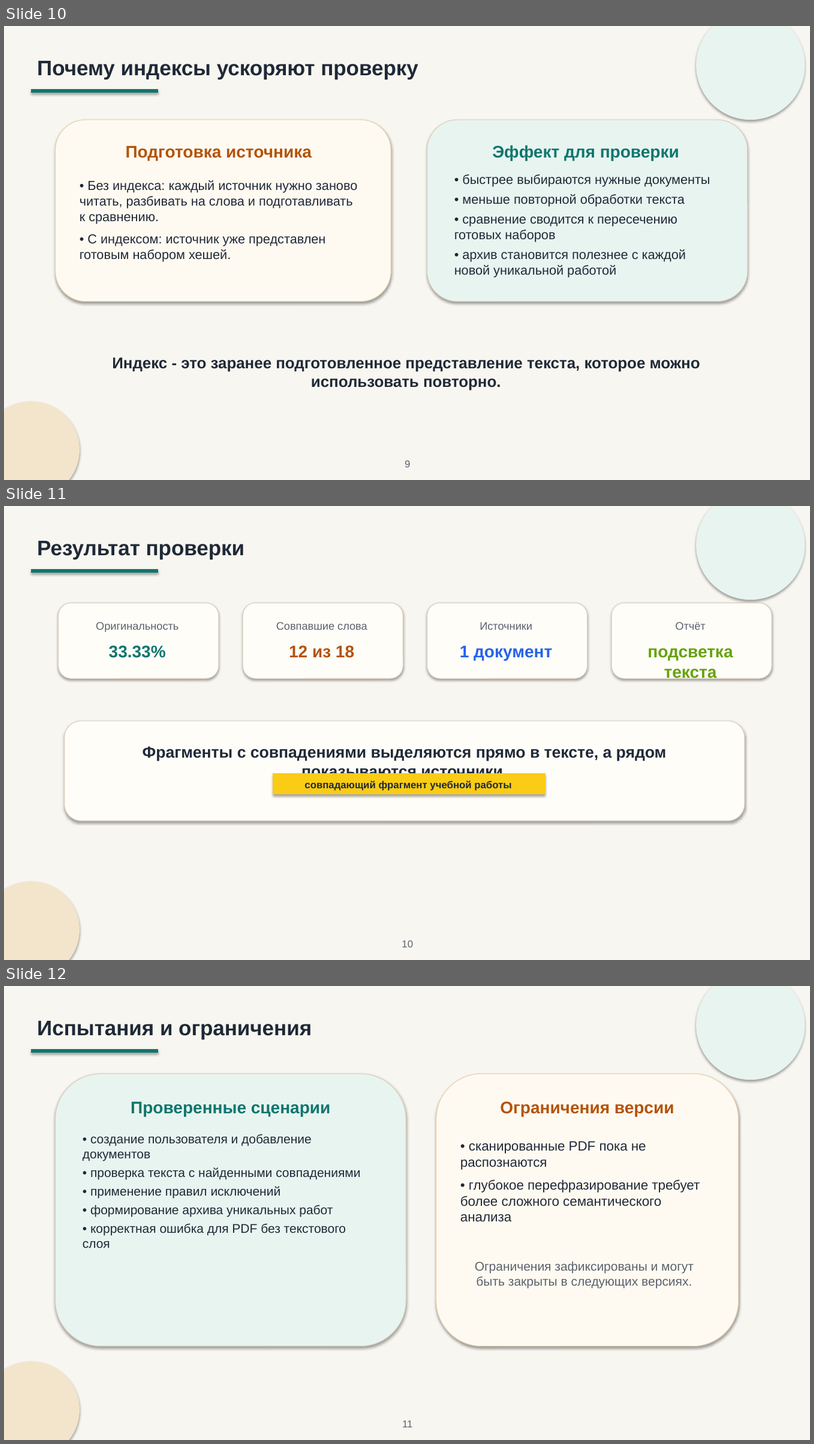
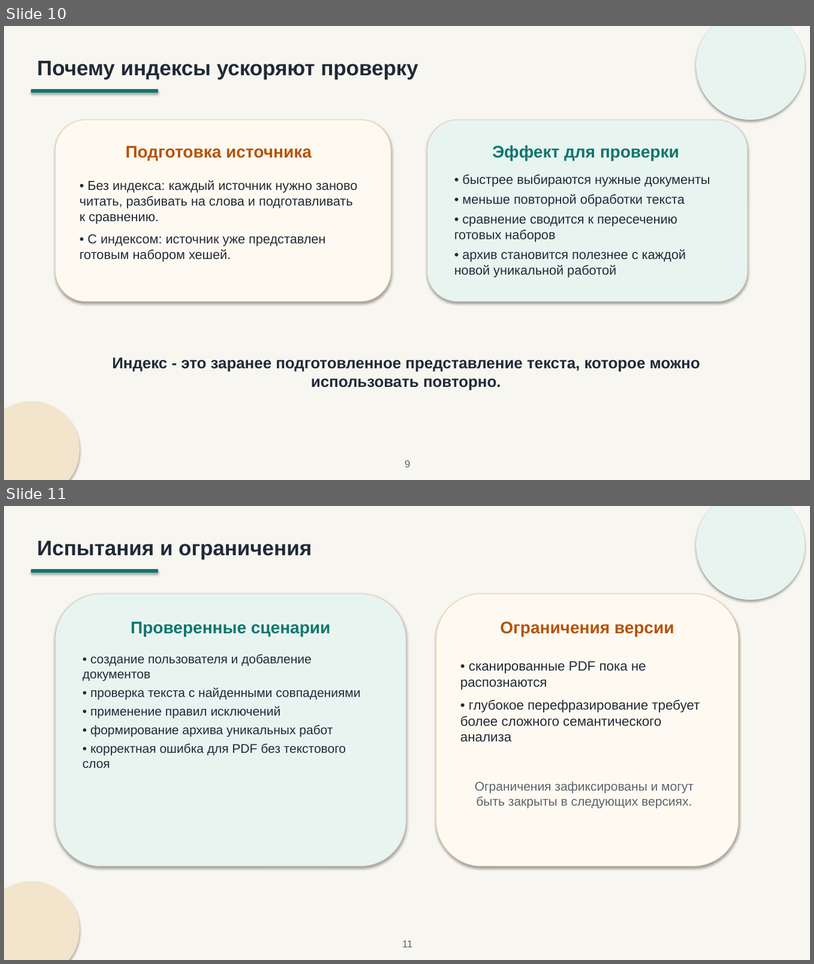
Before and after one commit to a1233sd/dp, a slide deck: Презентация.pptx. Shown one above the other, each under a label of ours: slides 10, 11 and 12 before the commit, slides 10 and 11 after it. The pictures are 814x1444 and 814x964 pixels, drawn with LibreOffice and Linux fonts; fonts in the diff are those of the drawing. Boxes give left, top, right and bottom in pixels: in the first picture for what was removed or moved away, otherwise in the second. Text is boxed around its words. In the diff, an @@ line names an element or a change of style, - is before the commit and + after.

```diff
--- a/Презентация.pptx
+++ b/Презентация.pptx
@@ slide 11 removed at <box>4,506,810,960</box>, background #F8F6F0 @@
@@ ellipse removed at <box>696,506,806,600</box> @@
@@ text removed at <box>37,541,245,559</box> @@
-Результат проверки
@@ rectangle removed at <box>31,570,158,573</box> @@
@@ rounded rectangle removed at <box>59,603,219,678</box> @@
@@ rounded rectangle removed at <box>243,603,403,678</box> @@
@@ rounded rectangle removed at <box>428,603,588,678</box> @@
@@ rounded rectangle removed at <box>612,603,772,678</box> @@
@@ text removed at <box>96,622,179,632</box> @@
-Оригинальность
@@ text removed at <box>276,622,368,630</box> @@
-Совпавшие слова
@@ text removed at <box>480,622,533,630</box> @@
-Источники
@@ text removed at <box>675,622,705,630</box> @@
-Отчёт
@@ text removed at <box>109,645,166,658</box> @@
-33.33%
@@ text removed at <box>289,645,354,658</box> @@
-12 из 18
@@ text removed at <box>460,645,552,660</box> @@
-1 документ
@@ text removed at <box>648,648,733,681</box> @@
-подсветка текста
@@ rounded rectangle removed at <box>65,721,745,820</box> @@
@@ text removed at <box>143,746,667,773</box> @@
-Фрагменты с совпадениями выделяются прямо в тексте, а рядом показываются источники.
@@ rectangle removed at <box>273,774,545,794</box> @@
@@ text removed at <box>305,780,512,790</box> @@
-совпадающий фрагмент учебной работы
@@ ellipse removed at <box>4,881,80,960</box> @@
@@ text removed at <box>402,940,413,947</box> @@
-10
@@ what was slide 12 is now slide 11 @@
```
Also in this commit, not shown: 1 slide changed.
